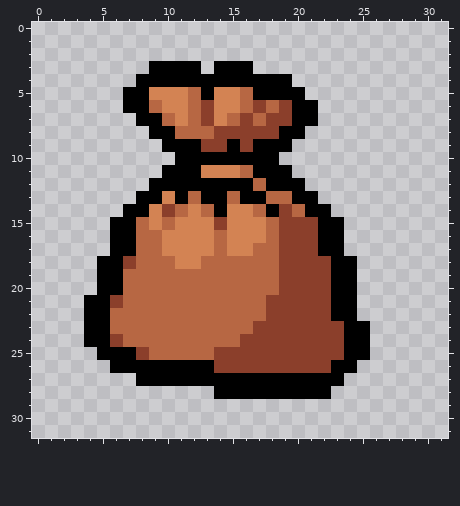
Pixel-art sprite: resources/gfx/items/trinkets/Burlap Sack.png. Above: the version before the commit.
The file is 32x32 pixels.
The same view after the edit:
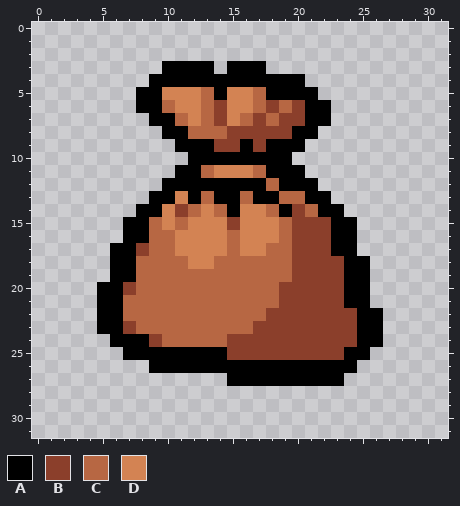
Palette (. is transparent): A #000000  B #8b3f2b  C #b76743  D #d38353
The exact change:
Changed rows in their new state; - is an unchanged pixel.
first column x 4:
 3 -----.---A.--A---------
 4 ----.-----------A------
 5 ---.-A--DCA-DC---A-----
 6 ---.-AC-DCB-DCBCB-A----
 7 ----.-ACDCBDCBC-B-A----
 8 -----.-A--C----B-A-----
 9 ------.--A-BAB--A------
10 -------.-------A-------
11 ------.--C--DC--A------
12 -----.-------AC--A-----
13 ----.-ADAC-AC-A-C-A----
14 ---.-ADBCDCA-DCABC-A---
15 --.-ACDC--DB--DC--B-A--
16 --.-A-C---DC--DC--B-A--
17 ----B-C---DC-D-C--B-A--
18 -.-A---C-D-----C---B-A-
19 -.-A-----------C---B-A-
20 ---B---------------B-A-
21 .-A-----------C----B-A-
22 .-A----------------BBAA
23 .-AB----------------B-A
24 ..AAAB-----B--------B-A
25 -..-AAAAAAA------------
26 --...-----AAAAAAAAA----
27 ----.......------------
28 ----------.........----
